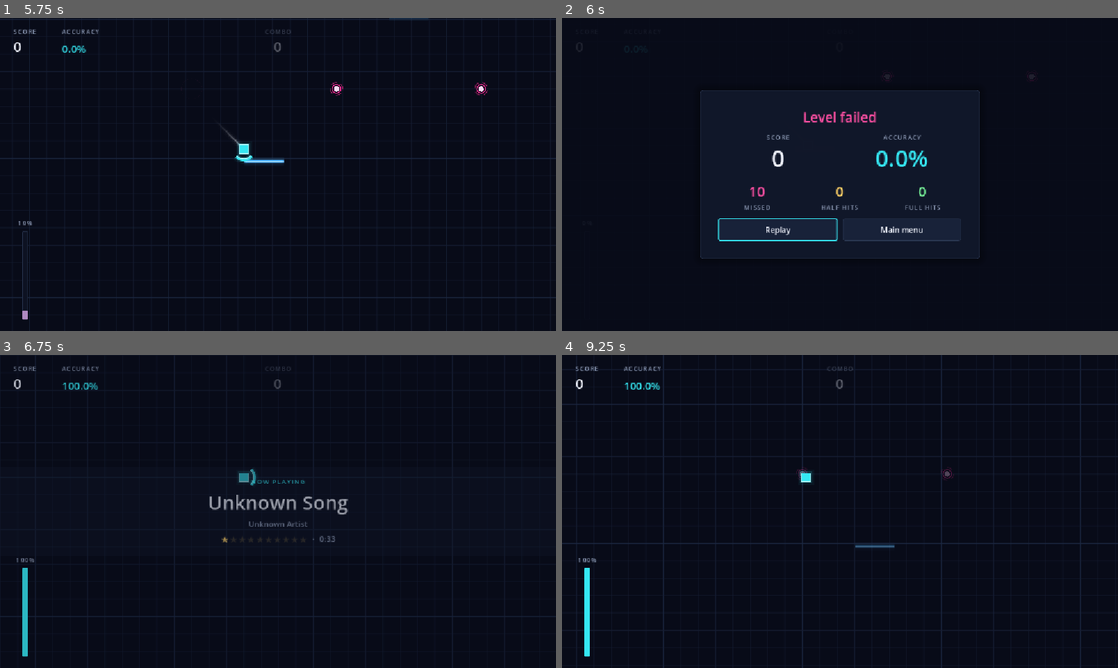
Above: before the commit, frames 1-4 (two rows, left to right).
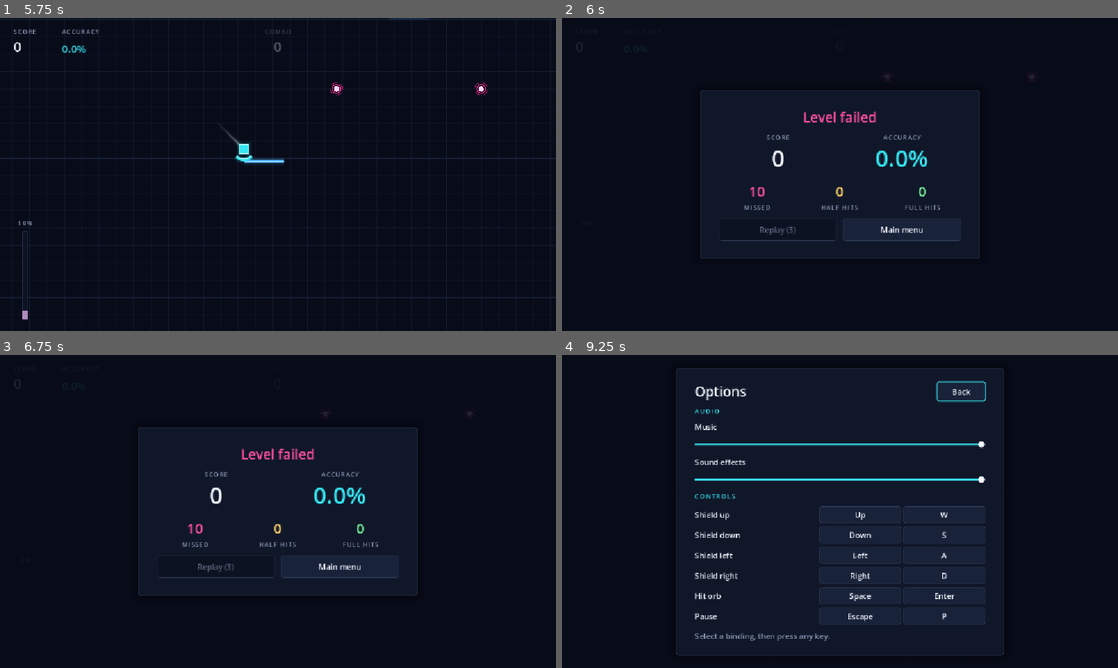
Above: after the commit, the same moments.

Repository: ftambler/godot-rythm-game
Game: Godot game, scene res://scenes/game/Game.tscn
The game is run twice, just before and just after one commit, with the same random seed, the same clock (stepped at 60 frames per second) and the same inputs. This scene is started directly instead of the project's main scene.
Inputs (mouse positions are in pixels of both pictures, inside the frame that each line leads up to):
- Up to frame 1 (5.75 s): tap Enter (ui_accept) at 0.5, 0.77, 1.25, 2, 3.77 s; move the mouse to (400, 158) at 0.52 s; hold Right (shield_right) 0.53-1.25 s; hold Space (hit_orb) 0.53-1.25 s; click (400, 158) at 0.67 s; drag from (166, 190) to (244, 140) at 1.27 s; move the mouse to (333, 105) at 2.02 s; hold Right (shield_right) 2.03-2.75 s; hold Space (hit_orb) 2.03-2.75 s; drag from (250, 237) to (372, 124) at 2.77 s; move the mouse to (444, 221) at 3.52 s; hold Left (shield_left) 3.53-4.25 s; hold Space (hit_orb) 3.53-4.25 s; drag from (111, 127) to (355, 111) at 4.27 s; move the mouse to (305, 174) at 5.02 s; hold Down (shield_down) from 5.03 s (still down); hold Space (hit_orb) from 5.03 s (still down); click (305, 174) at 5.17 s
- Up to frame 2 (6 s): release Down (shield_down) at 5.75 s; release Space (hit_orb) at 5.75 s; drag from (756, 96) to (1045, 89) at 5.77 s
- Up to frame 3 (6.75 s): click (216, 567) at 6.5 s, where only the run before the commit has a clickable "Replay"
- Up to frame 4 (9.25 s): click (901, 567) at 7.25 s, where only the run after the commit has a clickable "Main menu"; click (840, 552) at 8 s, where only the run after the commit has a clickable "Options"; click (840, 524) at 8.75 s, where only the run after the commit has a clickable "Play"

Frame 1 is identical in both runs. In frame 2, 0.3% of the frame differs, in the area x 28-50%, y 64-72%; in frame 3, 4.2%; in frame 4, 14%, in the area x 0-100%, y 0-100%.

Commit message:
cooldown added to restart button after level finished

Diff:
--- a/scripts/ResultsScreen.gd
+++ b/scripts/ResultsScreen.gd
@@ -3,6 +3,9 @@
 
 signal replay_requested
 signal menu_requested
+
+# Replay stays disabled (with a countdown) so presses meant for the orbs can't activate it.
+const INPUT_COOLDOWN := 3.0
 
 @onready var title_label: Label = $Overlay/Panel/Margin/Content/Title
 @onready var score_label: Label = $Overlay/Panel/Margin/Content/Summary/Score/Value
@@ -12,8 +15,13 @@
 @onready var full_label: Label = $Overlay/Panel/Margin/Content/Stats/Full/Value
 @onready var replay_button: Button = $Overlay/Panel/Margin/Content/Buttons/ReplayButton
 
+var _cooldown_left: float = 0.0
+var _replay_text: String
+
 func _ready() -> void:
 	process_mode = Node.PROCESS_MODE_ALWAYS
+	set_process(false)
+	_replay_text = replay_button.text
 	visible = false
 	missed_label.add_theme_color_override("font_color", Palette.PINK)
 	half_label.add_theme_color_override("font_color", Palette.YELLOW)
@@ -29,7 +37,21 @@
 	half_label.text = str(score_handler.half_hits)
 	full_label.text = str(score_handler.full_hits)
 	visible = true
-	replay_button.grab_focus()
+	_cooldown_left = INPUT_COOLDOWN
+	_update_cooldown_buttons()
+	set_process(true)
+
+func _process(delta: float) -> void:
+	_cooldown_left -= delta
+	_update_cooldown_buttons()
+	if _cooldown_left <= 0.0:
+		set_process(false)
+		replay_button.grab_focus()
+
+func _update_cooldown_buttons() -> void:
+	var waiting := _cooldown_left > 0.0
+	replay_button.disabled = waiting
+	replay_button.text = "%s (%d)" % [_replay_text, ceili(_cooldown_left)] if waiting else _replay_text
 
 func _on_replay_button_pressed() -> void:
 	replay_requested.emit()
